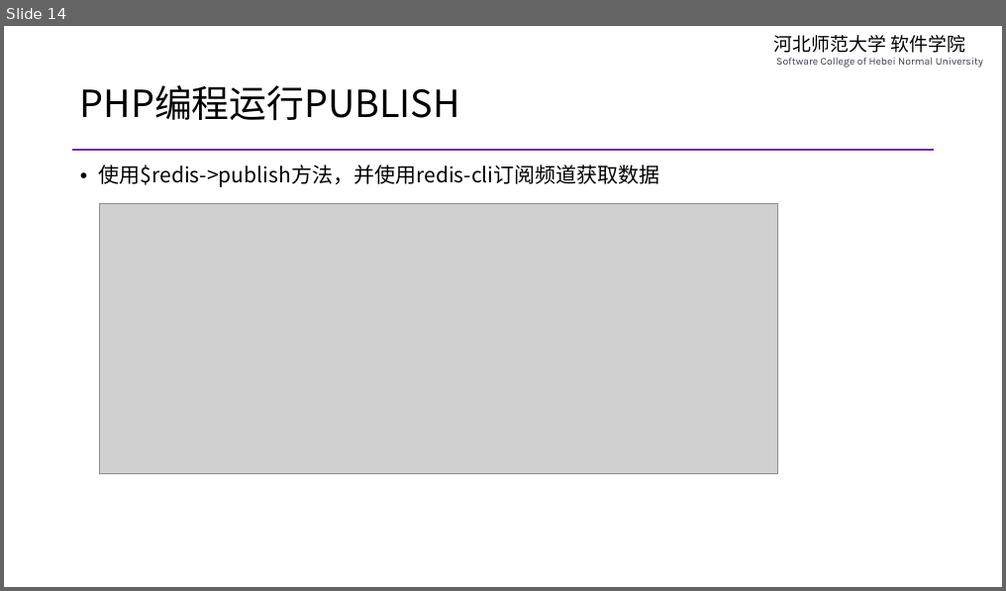
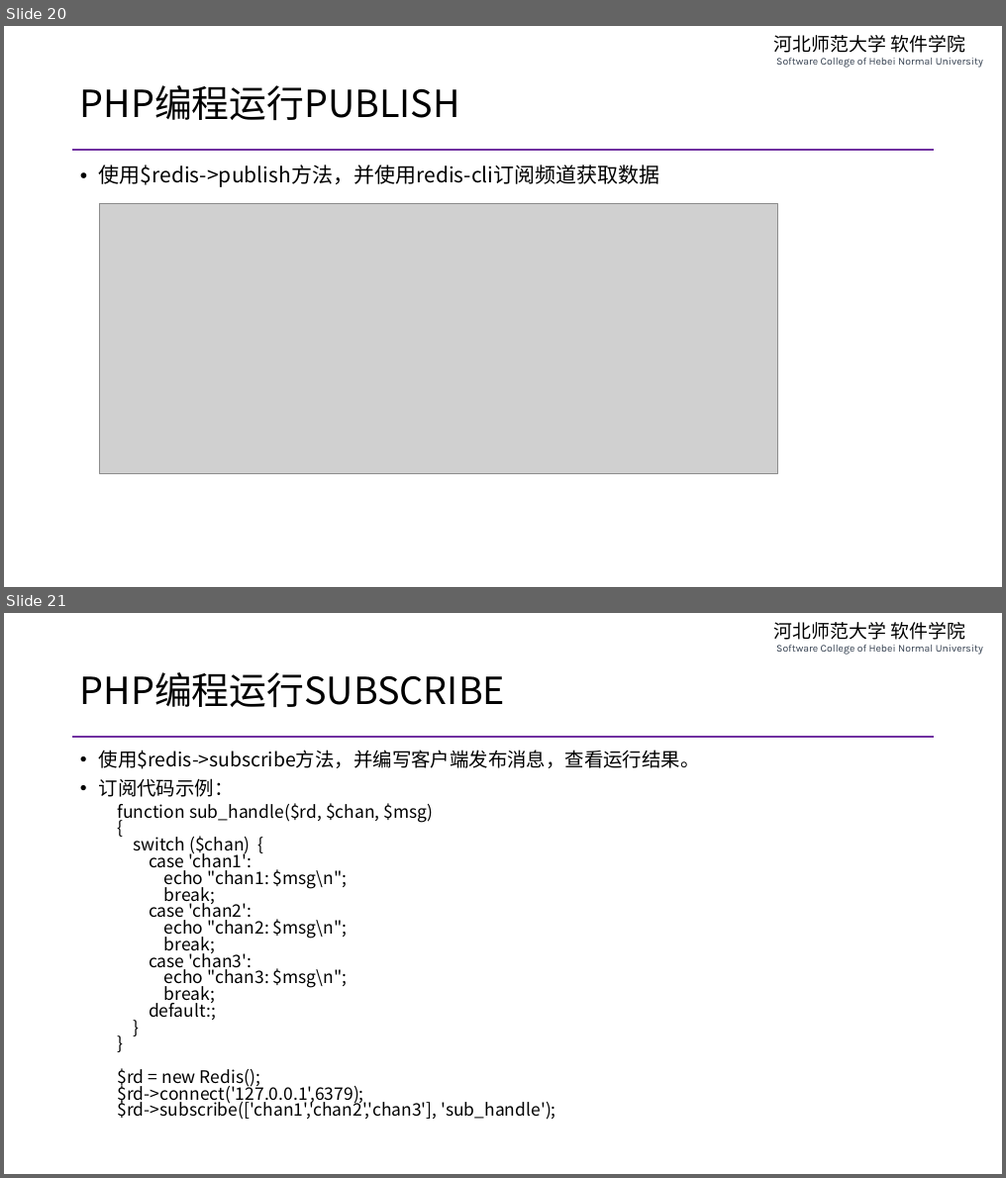
Before and after one commit to edu2act/course-php-serverside-development-on-linux, a slide deck: materials/slides/ch07-message-queue.pptx. Shown one above the other, each under a label of ours: slide 14 before the commit, slides 20 and 21 after it. The pictures are 1006x591 and 1006x1178 pixels, drawn with LibreOffice and Linux fonts; fonts in the diff are those of the drawing; grey boxes stand for pictures. Boxes give left, top, right and bottom in pixels: in the first picture for what was removed or moved away, otherwise in the second. Text is boxed around its words. In the diff, an @@ line names an element or a change of style, - is before the commit and + after.

```diff
--- a/materials/slides/ch07-message-queue.pptx
+++ b/materials/slides/ch07-message-queue.pptx
@@ slide 21 added at bbox=[4, 613, 1002, 1174], background #FFFFFF; not listed: 2 template elements that a slide beside it also shows @@
@@ title added at bbox=[80, 672, 505, 707], 36 pt, text #000000 @@
+PHP编程运行SUBSCRIBE
@@ text added at bbox=[99, 750, 700, 1120], 16.6 pt, text #000000 @@
+• 使用$redis->subscribe方法，并编写客户端发布消息，查看运行结果。
+• 订阅代码示例：
+  function sub_handle($rd, $chan, $msg)
+  {
+  switch ($chan) {
+  case 'chan1':
+  echo "chan1: $msg\n";
+  break;
+  case 'chan2':
+  echo "chan2: $msg\n";
+  break;
+  case 'chan3':
+  echo "chan3: $msg\n";
+  break;
+  default:;
+  }
+  }
+  $rd = new Redis();
+  $rd->connect('127.0.0.1',6379);
+  $rd->subscribe(['chan1','chan2','chan3'], 'sub_handle');
@@ what was slide 14 is now slide 20 @@
```
Also in this commit, not shown: 3 slides changed, 6 other slides added, 10 other files.
